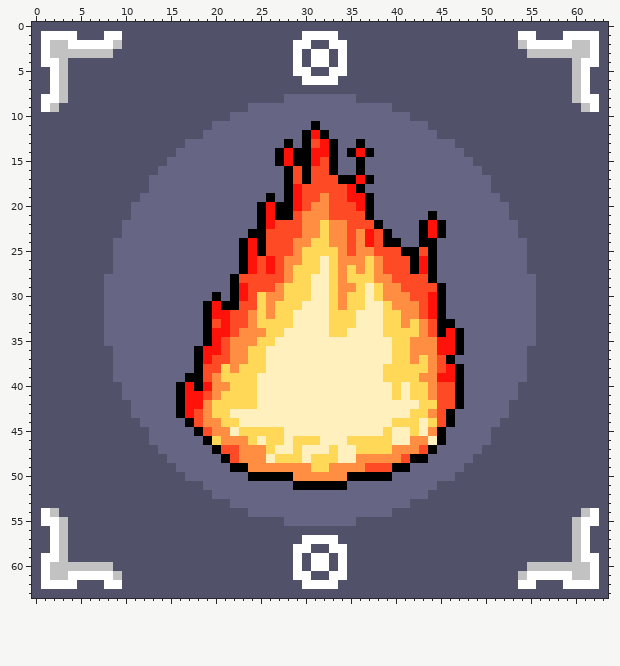
Two states of a pixel-art sprite, assets/card3.png. This is how it looked before the edit.
The file is 64x64 pixels. Colours within 5 levels of each other are drawn and written as one.
New version:
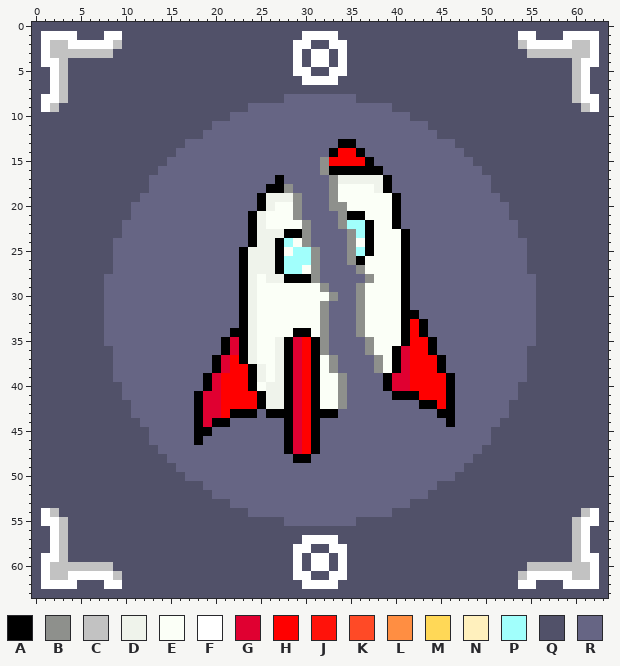
Palette (. is transparent): A #000000  B #8e908c  C #c2c2c2  D #eff3eb  E #fbfff7  F #ffffff  G #e00031  H #ff0000  J #ff120a  K #ff4a26  L #ff8e42  M #ffd857  N #fff0bd  P #a1fffc  Q #515169  R #666584
Diff:
@@ x 14..49 @@
 10 QQQQQQQQRRRRRRRRRRRRRRRRRRRRQQQQQQQQ
-11 QQQQQQRRRRRRRRRRRARRRRRRRRRRRRQQQQQQ
-12 QQQQQRRRRRRRRRRRAJARRRRRRRRRRRRQQQQQ
-13 QQQRRRRRRRRRRRARAKJARRARRRRRRRRRRQQQ
-14 QQRRRRRRRRRRRAJAAJJARAJARRRRRRRRRRQQ
-15 QRRRRRRRRRRRRAJAAJKARRARRRRRRRRRRRRQ
-16 RRRRRRRRRRRRRRAKAKKARRARRRRRRRRRRRRR
-17 RRRRRRRRRRRRRRAKAKKKAAJARRRRRRRRRRRR
-18 RRRRRRRRRRRRRRAJKKKKKJARRRRRRRRRRRRR
-19 RRRRRRRRRRRRARAJKKLKKJJARRRRRRRRRRRR
-20 RRRRRRRRRRRAJAAJKLLKKKJARRRRRRRRRRRR
-21 RRRRRRRRRRRAJAAKLLLKKKKARRRRRRARRRRR
-22 RRRRRRRRRRRAJKKKLLMLLKKKARRRRAJARRRR
-23 RRRRRRRRRRAAKKKKLLMLLKLJKARRRAJARRRR
-24 RRRRRRRRRAJAKKKLLMMLLKLJKAARRAARRRRR
-25 RRRRRRRRRAJAKKKLMMMMLKLLKKKAAKARRRRR
-26 RRRRRRRRRAJKJKLLMMNMLLLMLKKKAJARRRRR
-27 RRRRRRRRRAJKJKLMMMNMLMLMLKKKAJARRRRR
-28 RRRRRRRRAKKKKKLMMNNMLMMMLLKKKKARRRRR
-29 RRRRRRRRAJKKKLMMMNNMLLMNMLLKKKKARRRR
-30 RRRRRRARAJKMLLMMMNNMLMMNMLLLKKJARRRR
-31 RRRRRAJAAKKMLMMMNNNMLMMNNMLLLKJARRRR
-32 RRRRRAJJKKLMLMMNNNNMMMNNNMMLLKJARRRR
-33 RRRRRAKJKKLMMMMNNNNMMMNNNMMLMLKAARRR
-34 RRRRRAJJKLLLMMNNNNNMMNNNNMMMMLKAJARR
-35 RRRRRAJKLLLMMNNNNNNNNNNNNNMMLLLJJARR
-36 RRRRAJJKLLMMNNNNNNNNNNNNNNMMLLLJJARR
-37 RRRRAJKKLLMMNNNNNNNNNNNNNNMMLMLKARRR
-38 RRRRAKKMLMMMNNNNNNNNNNNNNMMMMMLKJARR
-39 RRRAAKLMMMMNNNNNNNNNNNNNNMMMMLLJJARR
-40 RRAJAJLLMMMNNNNNNNNNNNNNNNMNMMLKKARR
-41 RRAJJKLMMMMNNNNNNNNNNNNNNNMNMMLKKARR
-42 RRAJJLMMMMMNNNNNNNNNNNNNNNNNNMMKKARR
-43 RRAJKLMMNNNNNNNNNNNNNNNNNNNNMMLKARRR
-44 RRRAKLLMMNNNNNNNNNNNNNNNNNMMMNMKARRR
-45 RRRRAKLLNMMMMMNNNNNNNNNNNMNNMNLARRRR
-46 RRRRRAMLLLMNMMNMMMNNNMMMMMNNLLNARRRR
-47 RRRRRRAKKLLLMNNMNNNMNNMMMMLLLKARRRRR
-48 QRRRRRRAKLLLNMMMNMMMNNLLLLLKAARRRRRQ
-49 QQRRRRRRAALLLLLLLMMLLLLKKKAARRRRRRQQ
-50 QQQRRRRRRRAAAAALLLLLLAAAAARRRRRRRQQQ
-51 QQQQQRRRRRRRRRRAAAAAARRRRRRRRRRQQQQQ
+11 QQQQQQRRRRRRRRRRRRRRRRRRRRRRRRQQQQQQ
+12 QQQQQRRRRRRRRRRRRRRRRRRRRRRRRRRQQQQQ
+13 QQQRRRRRRRRRRRRRRRRRAARRRRRRRRRRRQQQ
+14 QQRRRRRRRRRRRRRRRRRAHHARRRRRRRRRRRQQ
+15 QRRRRRRRRRRRRRRRRRBHHHHARRRRRRRRRRRQ
+16 RRRRRRRRRRRRRRRRRRBAAAAAARRRRRRRRRRR
+17 RRRRRRRRRRRRRARRRRRBDDDDDARRRRRRRRRR
+18 RRRRRRRRRRRRAABRRRRBEEEEDARRRRRRRRRR
+19 RRRRRRRRRRRADDDBRRRBEEEEEEARRRRRRRRR
+20 RRRRRRRRRRRADEEBRRRBBEEEEEARRRRRRRRR
+21 RRRRRRRRRRADEEEBRRRRBAAEEEARRRRRRRRR
+22 RRRRRRRRRRADEEEEBRRRBPPAEEARRRRRRRRR
+23 RRRRRRRRRRADDDAABRRRRBPAEEEARRRRRRRR
+24 RRRRRRRRRRADDAPEBRRRRBEAEEEARRRRRRRR
+25 RRRRRRRRRADDDAEPPBRRRBPAEEEARRRRRRRR
+26 RRRRRRRRRADDDAPPPBRRRBAEEEEARRRRRRRR
+27 RRRRRRRRRADDDAPPEBRRRRBEEEEARRRRRRRR
+28 RRRRRRRRRADEDDAAABRRRRRBEEEARRRRRRRR
+29 RRRRRRRRRADEEEEEEEBRRRBEEEEARRRRRRRR
+30 RRRRRRRRRADEEEEEEEEBRRBEEEEARRRRRRRR
+31 RRRRRRRRRADEEEEEEEBRRRBEEEEARRRRRRRR
+32 RRRRRRRRRADEEEEEEEBRRRBEEEEAARRRRRRR
+33 RRRRRRRRRADEEEEEEEBRRRBEEEEAHARRRRRR
+34 RRRRRRRRAADEEEEAAEBRRRBEEEEAHARRRRRR
+35 RRRRRRRAGADEEDAGHABRRRRBEEEAHHARRRRR
+36 RRRRRRRAGADEEDAGHABRRRRBEEAGHHARRRRR
+37 RRRRRRAGHADEEDAGHAEBRRRRBEAGHHHARRRR
+38 RRRRRRAGHHADEDAGHAEBRRRRBEAGHHHARRRR
+39 RRRRRAGHHHADEDAGHAEEBRRRRAGGHHHHARRR
+40 RRRRRAGHHHAEDDAGHAEEBRRRRAGGHHHHARRR
+41 RRRRAGGHHHHADDAGHAEEBRRRRRAAAHHHARRR
+42 RRRRAGGHHHHADDAGHAEEBRRRRRRRRAAHARRR
+43 RRRRAGGHAAARAAAGHAAARRRRRRRRRRRAARRR
+44 RRRRAGAARRRRRRAGHARRRRRRRRRRRRRRARRR
+45 RRRRAARRRRRRRRAGHARRRRRRRRRRRRRRRRRR
+46 RRRRARRRRRRRRRAGHARRRRRRRRRRRRRRRRRR
+47 RRRRRRRRRRRRRRAGHARRRRRRRRRRRRRRRRRR
+48 QRRRRRRRRRRRRRRAARRRRRRRRRRRRRRRRRRQ
+49 QQRRRRRRRRRRRRRRRRRRRRRRRRRRRRRRRRQQ
+50 QQQRRRRRRRRRRRRRRRRRRRRRRRRRRRRRRQQQ
+51 QQQQQRRRRRRRRRRRRRRRRRRRRRRRRRRQQQQQ
 52 QQQQQQRRRRRRRRRRRRRRRRRRRRRRRRQQQQQQ
